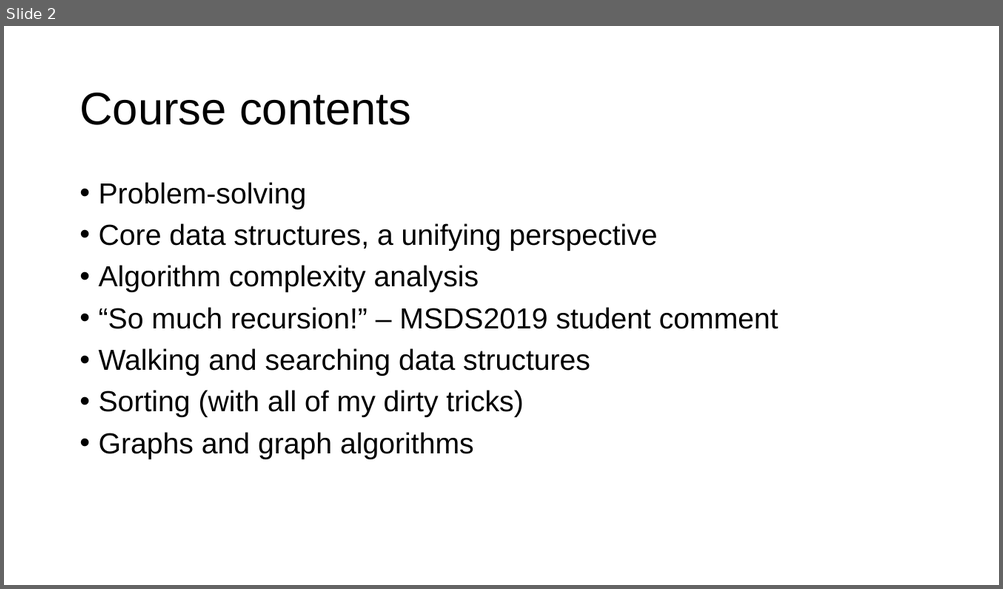
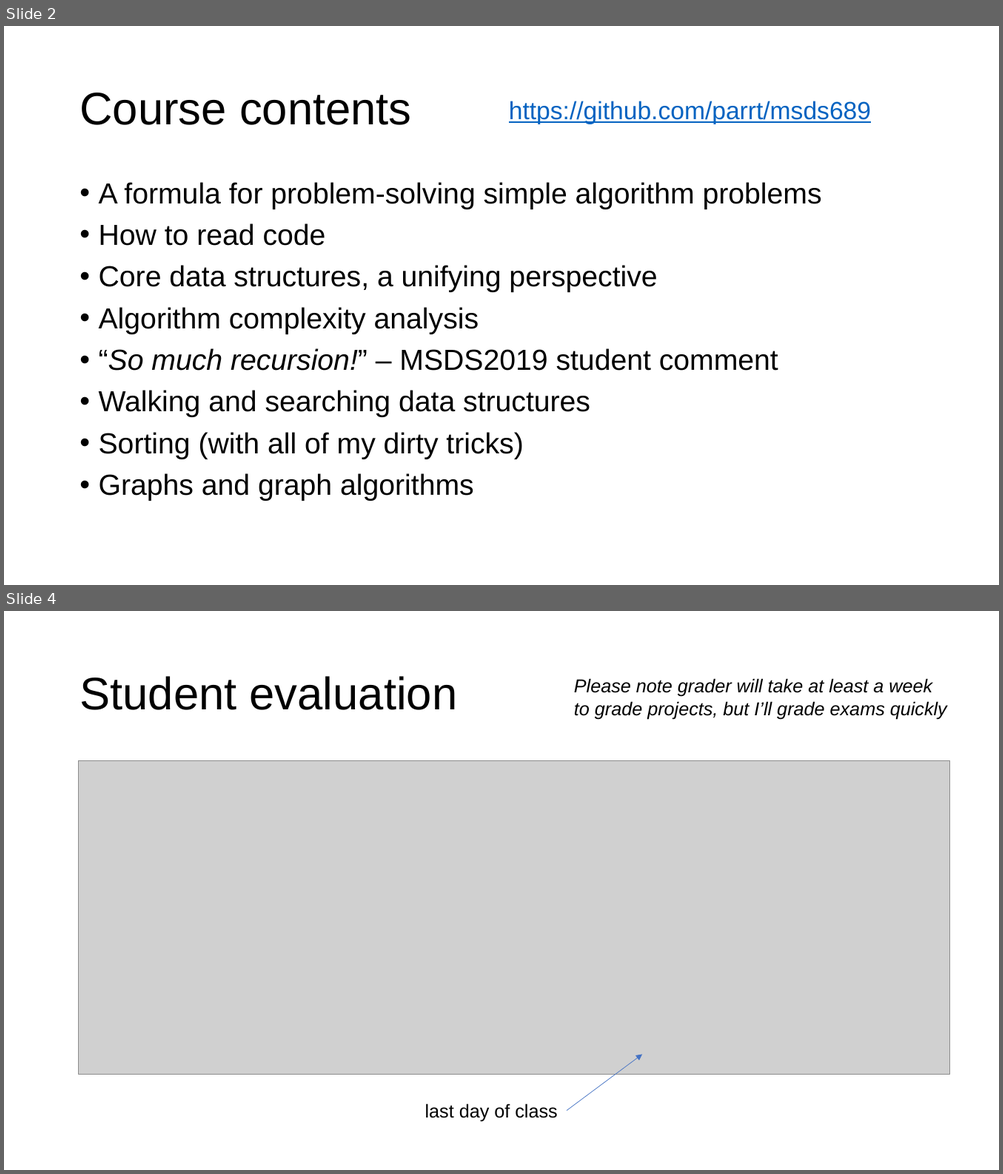
Before and after one commit to parrt/msds689, a slide deck: notes/welcome.pptx. Shown one above the other, each under a label of ours: slide 2 before the commit, slides 2 and 4 after it; the slides between them are not shown. The pictures are 1003x589 and 1003x1174 pixels, drawn with LibreOffice and Linux fonts; fonts in the diff are those of the drawing; grey boxes stand for pictures; background and template pictures are left out. Boxes give left, top, right and bottom in pixels: in the first picture for what was removed or moved away, otherwise in the second. Text is boxed around its words. In the diff, an @@ line names an element or a change of style, - is before the commit and + after.

```diff
--- a/notes/welcome.pptx
+++ b/notes/welcome.pptx
@@ slide 4 added at [4,611,999,1170], background #FFFFFF @@
@@ title added at [79,676,458,710], 44 pt, text #000000 @@
+Student evaluation
@@ text added at [574,678,947,719], 18 pt, text #000000, italic @@
+Please note grader will take at least a week
+to grade projects, but I’ll grade exams quickly
@@ picture added at [78,760,949,1074] @@
@@ arrow added from (566, 1111) to (642, 1055), #4472C4 0.5 pt @@
@@ text added at [425,1104,557,1122], 18 pt, text #000000 @@
+last day of class
@@ slide 2 changed as well @@
@@ text added at [509,101,871,124], 24 pt, text #0563C1, underline @@
+https://github.com/parrt/msds689
@@ text at [99,182,822,246]: text changed @@
-• Problem-solving
+• A formula for problem-solving simple algorithm problems
+• How to read code
@@ text at [99,349,778,371]: italic on in "“So much recursion!”" @@
```
Also in this commit, not shown: 1 other slide changed, 4 other slides added, 1 slide removed, 5 other files.
